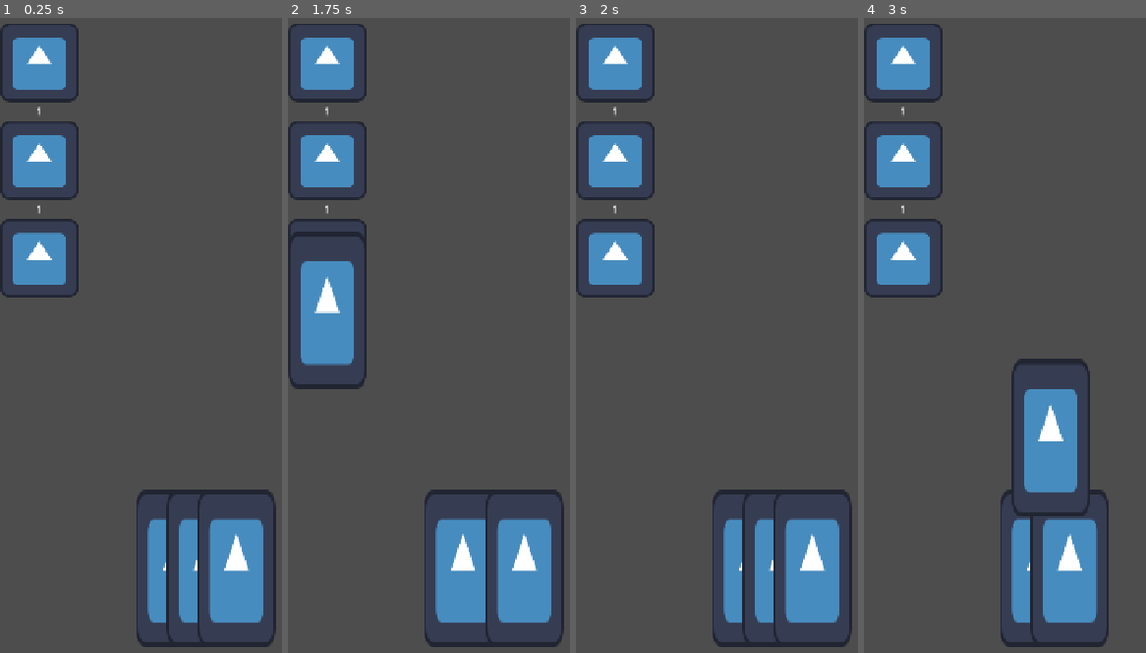
Above: before the commit, frames 1-4 (left to right).
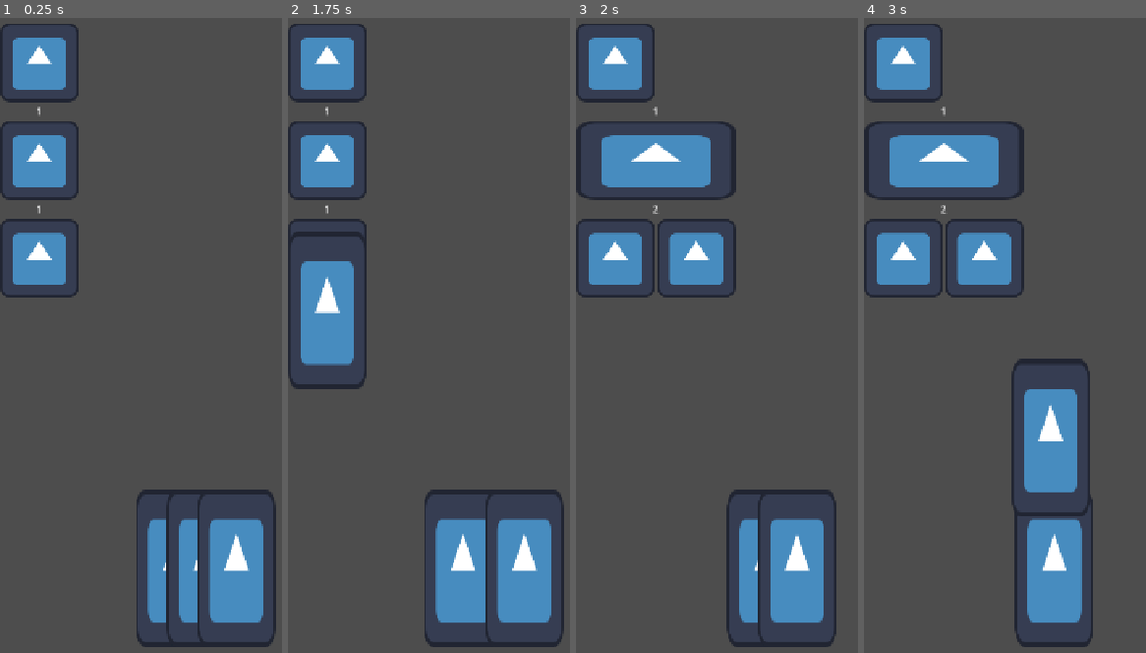
Above: after the commit, the same moments.

Repository: Simon-Kahre/nTCG
Game: Godot game, scene res://scenes/Combat.tscn
The game is run twice, just before and just after one commit, with the same random seed, the same clock (stepped at 60 frames per second) and the same inputs. This scene is started directly instead of the project's main scene. The engine's default icon, where the game draws it, is replaced by a stand-in: a white triangle on a blue panel in a dark square.
Inputs (mouse positions are in pixels of both pictures, inside the frame that each line leads up to):
- Up to frame 1 (0.25 s): no input
- Up to frame 2 (1.75 s): tap Enter at 0.5 s; drag from (327, 310) to (462, 570) at 0.52 s; tap Space at 1.25 s; drag from (462, 570) to (327, 310) at 1.27 s
- Up to frame 3 (2 s): no input
- Up to frame 4 (3 s): move the mouse to (1069, 570) at 2.02 s; tap P at 2.1 s; click (1069, 570) at 2.17 s; tap Enter at 2.75 s; drag from (1100, 570) to (951, 176) at 2.77 s

Frames 1-2 are identical in both runs. In frame 3, 11% of the frame differs, in the area x 0-98%, y 13-100%; in frame 4, 9.0%.
Error before the commit: Invalid assignment of property or key 'position' with value of type 'Vector2' on a base object of type 'Nil'. (res://scenes/playerActions.gd:84)

Commit message:
Add function to add cards to slots
Now you can add cards to different slots. The score will be updated automatically

Diff:
--- a/trading-card-game/scenes/playerActions.gd
+++ b/trading-card-game/scenes/playerActions.gd
@@ -80,7 +80,18 @@
 			draggedCard = selectedCard
 			orgPos = selectedCard.position
 
-	elif event is InputEventMouseButton and event.is_released() and event.button_index == 1:
-		draggedCard.position = orgPos
+	elif event is InputEventMouseButton and event.is_released() and event.button_index == 1 and draggedCard:
+		if !overSlot:
+			draggedCard.position = orgPos
+		else:
+			var tempCard = TextureRect.new()
+			tempCard.texture = draggedCard.get_child(0).texture
+			tempCard.set_script(draggedCard.get_script())
+			overSlot.add_child(tempCard)
+			draggedCard.free()
+
+			center_cards()
+
+			overSlot.get_parent().get_child(1).update_score()
 		draggedCard = null
 		orgPos = Vector2.ZERO
